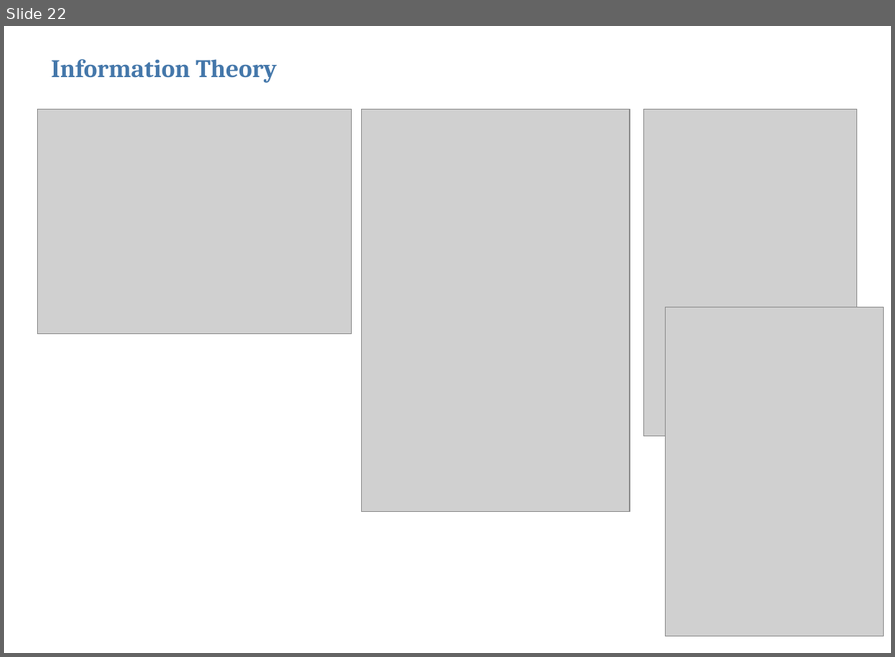
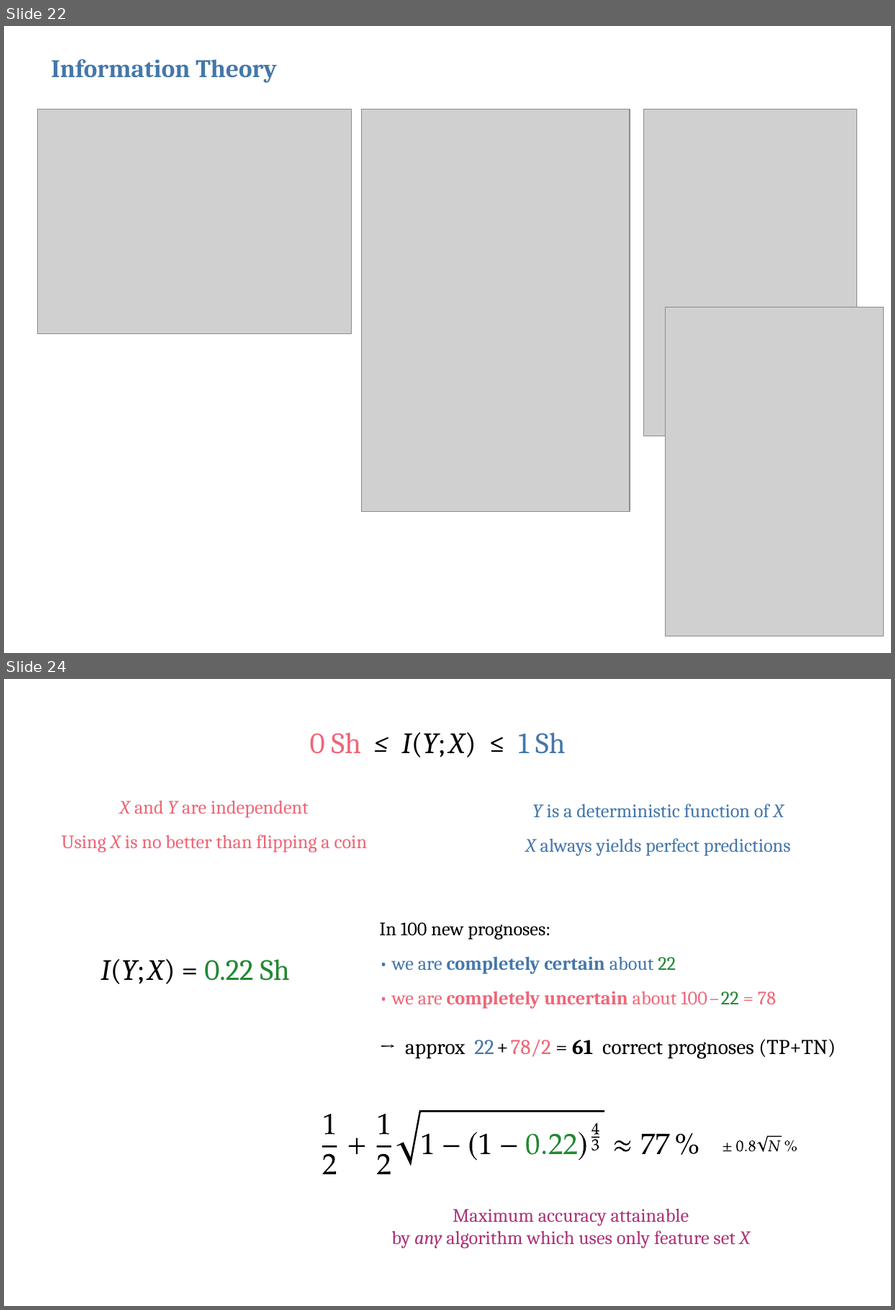
Before and after one commit to pglpm/ADBayes, a slide deck: luca-ADBayes_MMIV_talk/luca-ADBayes_MMIV_talk220113.odp. Shown one above the other, each under a label of ours: slide 22 before the commit, slides 22 and 24 after it; the slides between them are not shown. The pictures are 895x657 and 895x1310 pixels, drawn with LibreOffice and Linux fonts; fonts in the diff are those of the drawing; grey boxes stand for pictures. Boxes give left, top, right and bottom in pixels: in the first picture for what was removed or moved away, otherwise in the second. Text is boxed around its words. In the diff, an @@ line names an element or a change of style, - is before the commit and + after.

```diff
--- a/luca-ADBayes_MMIV_talk/luca-ADBayes_MMIV_talk220113.odp
+++ b/luca-ADBayes_MMIV_talk/luca-ADBayes_MMIV_talk220113.odp
@@ slide 24 added at (x1=4, y1=679, x2=891, y2=1306), background #FFFFFF @@
@@ text added at (x1=310, y1=732, x2=565, y2=757), 28 pt, text #000000 @@
+0 Sh ≤ I(Y; X) ≤ 1 Sh
@@ text added at (x1=62, y1=800, x2=368, y2=853), 18 pt, text #EE6677 @@
+X and Y are independent
+Using X is no better than flipping a coin
@@ text added at (x1=526, y1=804, x2=791, y2=856), 18 pt, text #4477AA @@
+Y is a deterministic function of X
+X always yields perfect predictions
@@ text added at (x1=379, y1=922, x2=836, y2=1059), 18 pt, text #000000 @@
+In 100 new prognoses:
+• we are completely certain about 22
+• we are completely uncertain about 100 – 22 = 78
+→ approx 22 + 78/2 = 61 correct prognoses (TP+TN)
@@ text added at (x1=100, y1=959, x2=290, y2=984), 28 pt, text #000000 @@
+I(Y; X) = 0.22 Sh
@@ group added at (x1=322, y1=1111, x2=699, y2=1174): 26 freeform shapes @@
@@ group added at (x1=723, y1=1135, x2=797, y2=1153): 9 freeform shapes @@
@@ text added at (x1=391, y1=1208, x2=750, y2=1249), 18 pt, text #AA3377 @@
+Maximum accuracy attainable
+by any algorithm which uses only feature set X
```
Also in this commit, not shown: 1 slide changed.
